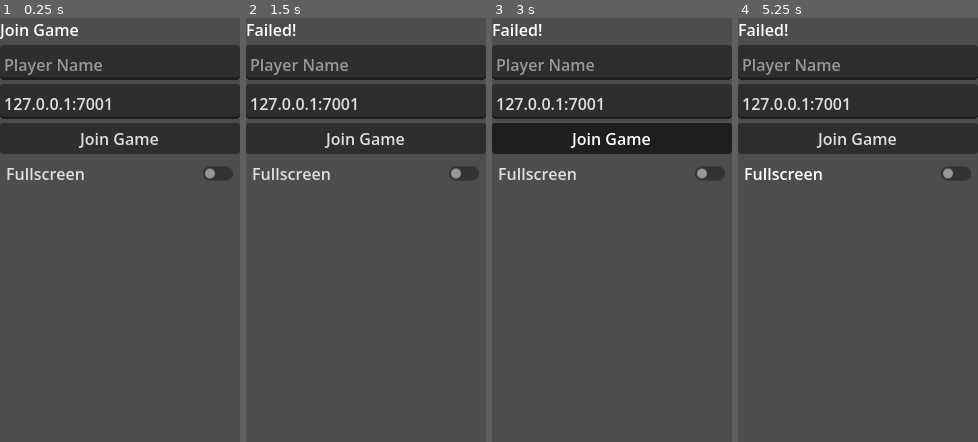
Above: before the commit, frames 1-4 (left to right).
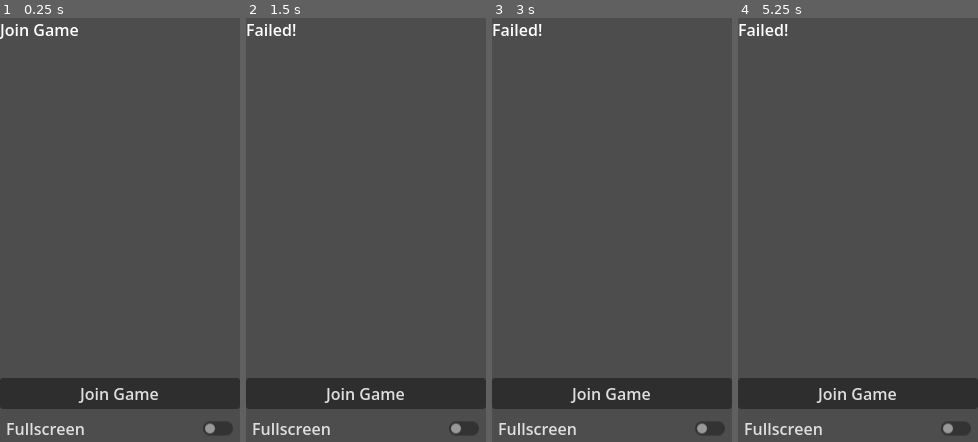
Above: after the commit, the same moments.

Repository: eikap/ggj-2026
Game: Godot game, scene res://Scenes/NetworkTest/LobbyTest.tscn
Two runs of this game, one before a commit and one after it. Both use one fixed random seed, a clock stepped at 60 frames per second and the inputs below. The engine's default icon, where the game draws it, is replaced by a stand-in: a white triangle on a blue panel in a dark square.
Inputs (mouse positions are in pixels of both pictures, inside the frame that each line leads up to):
- Up to frame 1 (0.25 s): no input
- Up to frame 2 (1.5 s): click "Join Game" at 0.5 s; move the mouse to (418, 208) at 1.27 s; click (418, 208) at 1.42 s
- Up to frame 3 (3 s): move the mouse to (564, 251) at 2.02 s; click (564, 251) at 2.17 s; move the mouse to (636, 136) at 2.77 s; click (636, 136) at 2.92 s
- Up to frame 4 (5.25 s): move the mouse to (846, 314) at 3.52 s; click (846, 314) at 3.67 s; move the mouse to (930, 293) at 4.27 s; click (930, 293) at 4.42 s; move the mouse to (786, 166) at 5.02 s; click (786, 166) at 5.17 s

The runs differ from the first frame. In frame 1, 32% of the frame differs, in the area x 0-100%, y 6-99%; in frame 2, 32%; in frame 3, 32%; in frame 4, 32%.

Commit message:
Updated lobby logic and added player name ui elements

Diff:
--- a/Scenes/NetworkTest/LobbyTest.tscn
+++ b/Scenes/NetworkTest/LobbyTest.tscn
@@ -1,15 +1,17 @@
 [gd_scene format=3 uid="uid://dufbwtr7g2wuy"]
 
 [ext_resource type="Script" uid="uid://dw0qsaon6uuyf" path="res://Scripts/lobby.gd" id="1_60hj3"]
+[ext_resource type="PackedScene" uid="uid://cywrodpr3tk53" path="res://Scenes/UI/player_name_menu_item.tscn" id="2_wnqcy"]
 
 [node name="LobbyTest" type="Node3D" unique_id=1866654882 node_paths=PackedStringArray("statusText", "joinButton", "startButton", "ipInput", "playerNameInput")]
 script = ExtResource("1_60hj3")
 statusText = NodePath("VBoxContainer/Label")
-joinButton = NodePath("VBoxContainer/Button2")
+joinButton = NodePath("VBoxContainer/JoinButton")
 startButton = NodePath("VBoxContainer/StartButton")
 ipInput = NodePath("VBoxContainer/IP")
 playerNameInput = NodePath("VBoxContainer/PlayerName")
 gameScene = "res://Scenes/Game.tscn"
+playerNameUIElement = ExtResource("2_wnqcy")
 playerNames = "res://Assets/player_names.json"
 
 [node name="VBoxContainer" type="VBoxContainer" parent="." unique_id=1962825021]
@@ -26,16 +28,26 @@
 text = "Join Game"
 
 [node name="PlayerName" type="TextEdit" parent="VBoxContainer" unique_id=1304615565]
+visible = false
 custom_minimum_size = Vector2(0, 35)
 layout_mode = 2
 placeholder_text = "Player Name"
 
 [node name="IP" type="TextEdit" parent="VBoxContainer" unique_id=1231275400]
+visible = false
 custom_minimum_size = Vector2(0, 35)
 layout_mode = 2
 text = "127.0.0.1:7001"
 
-[node name="Button2" type="Button" parent="VBoxContainer" unique_id=1380734735]
+[node name="PlayerList" type="ScrollContainer" parent="VBoxContainer" unique_id=2012827409]
+layout_mode = 2
+size_flags_vertical = 3
+horizontal_scroll_mode = 0
+
+[node name="PlayerListContainer" type="VBoxContainer" parent="VBoxContainer/PlayerList" unique_id=554332376]
+layout_mode = 2
+
+[node name="JoinButton" type="Button" parent="VBoxContainer" unique_id=1380734735]
 layout_mode = 2
 text = "Join Game"
 
@@ -48,6 +60,6 @@
 layout_mode = 2
 text = "Fullscreen"
 
-[connection signal="pressed" from="VBoxContainer/Button2" to="." method="on_join_clicked"]
+[connection signal="pressed" from="VBoxContainer/JoinButton" to="." method="on_join_clicked"]
 [connection signal="pressed" from="VBoxContainer/StartButton" to="." method="on_start_clicked"]
 [connection signal="toggled" from="VBoxContainer/CheckButton" to="." method="_on_fullscreen_toggled"]
--- /dev/null
+++ b/Scenes/UI/player_name_menu_item.tscn
@@ -0,0 +1,24 @@
+[gd_scene format=3 uid="uid://cywrodpr3tk53"]
+
+[ext_resource type="Script" uid="uid://dcij1pbm6gfar" path="res://Scripts/UI/player_name.gd" id="1_1ja1o"]
+[ext_resource type="Texture2D" uid="uid://c3gsedsjhfahl" path="res://icon.svg" id="2_ieqrl"]
+
+[node name="Player Name" type="HBoxContainer" unique_id=1269626086]
+script = ExtResource("1_1ja1o")
+
+[node name="Control" type="Control" parent="." unique_id=377250099]
+custom_minimum_size = Vector2(16, 0)
+layout_mode = 2
+
+[node name="TextureRect" type="TextureRect" parent="." unique_id=521827838]
+custom_minimum_size = Vector2(32, 32)
+layout_mode = 2
+size_flags_horizontal = 0
+size_flags_vertical = 0
+texture = ExtResource("2_ieqrl")
+expand_mode = 2
+
+[node name="Player Name" type="Label" parent="." unique_id=1620887288]
+layout_mode = 2
+size_flags_horizontal = 3
+text = "Player Name"
--- /dev/null
+++ b/Scripts/UI/player_name.gd
@@ -0,0 +1,25 @@
+extends HBoxContainer
+
+@onready var playerNameLabel: Label = $"Player Name"
+
+@export var playerName = "Player Name":
+	set(value):
+		playerName = value
+		setPlayerName(playerName)
+
+
+@export var isLocalPlayer = false:
+	set(value):
+		isLocalPlayer = value
+		setPlayerName(playerName)
+
+func setPlayerName(newName: String) -> void:
+	if playerNameLabel:
+		if isLocalPlayer:
+			playerNameLabel.text = newName + " (You)"
+		else:
+			playerNameLabel.text = newName
+
+# Called when the node enters the scene tree for the first time.
+func _ready() -> void:
+	setPlayerName(playerName)
--- a/Scripts/lobby.gd
+++ b/Scripts/lobby.gd
@@ -9,10 +9,13 @@
 @export var playerNameInput : TextEdit
 
 @export_file_path("*.tscn") var gameScene : String
+@export var playerNameUIElement : PackedScene
 
 @export_file_path("*.json") var playerNames : String
 var player_name_adjectives	: Array[String] = []
 var player_name_nouns		: Array[String] = []
+
+const min_num_players : int = 2
 
 func _enter_tree():
 	Network.player_connected.connect(player_connected)
@@ -46,7 +49,7 @@
 		statusText.text = "Failed!"
 		return
 
-	startButton.set_visible(true)
+	startButton.set_visible(false)
 	joinButton.set_visible(false)
 
 func on_start_clicked():
@@ -54,10 +57,23 @@
 	return
 
 func player_connected(_peer_id, player_info):
-	if (_peer_id == multiplayer.get_unique_id()):
-		statusText.text += "\nYou (" + player_info.name + ") Joined!"
-	else:
-		statusText.text += "\n" + player_info.name + " Joined!"
+	var playerUINode = playerNameUIElement.instantiate()
+	playerUINode.isLocalPlayer = _peer_id == multiplayer.get_unique_id()
+	playerUINode.playerName = player_info.name
+	$VBoxContainer/PlayerList/PlayerListContainer.add_child(playerUINode)
+
+	var playerNum = Network.players.size()
+	var readyToGo = playerNum >= min_num_players
+
+	var status = "Waiting for Players %s/%s" % [playerNum, min_num_players]
+
+	if (readyToGo): status = "Ready to Play!"
+
+	if(is_multiplayer_authority()):
+		update_lobby_state.rpc(
+			status,
+			readyToGo
+		)
 	return
 
 
@@ -83,3 +99,8 @@
 	var adj = player_name_adjectives[randi() % player_name_adjectives.size()]
 	var noun = player_name_nouns[randi() % player_name_nouns.size()]
 	return "%s %s" % [adj, noun]
+
+@rpc()
+func update_lobby_state(lobbyState: String, readyToStart: bool):
+	statusText.text = lobbyState
+	startButton.set_visible(readyToStart)
--- a/Scripts/network.gd
+++ b/Scripts/network.gd
@@ -19,7 +19,7 @@
 # before the connection is made. It will be passed to every other peer.
 # For example, the value of "name" can be set to something the player
 # entered in a UI scene.
-var player_info = {"name": "Name"}
+var player_info = {"name": "Name", "node" : null}
 
 var players_loaded = 0
 
@@ -96,8 +96,9 @@
 
 
 func _on_player_disconnected(id):
-	if(players[id].node):
-		players[id].node.queue_free()
+	if(players[id].has("node")):
+		if(players[id].node):
+			players[id].node.queue_free()
 
 	players.erase(id)
 	player_disconnected.emit(id)
--- a/Scripts/player.gd
+++ b/Scripts/player.gd
@@ -32,89 +32,87 @@
 var giveTarget : Player
 var crushID : int
 
+enum PlayerState {Alive, Drowned, Crush_Drowned, Survived}
+var playerState : PlayerState = PlayerState.Alive
+
 func _process(delta):
 	var crushPlayer : Player = get_crush_player()
 	if(crushPlayer && crushPlayer.oxygen <= 0):
 		if(oxygenLabel):
 			oxygenLabel.text = "Crush Dead!"
-
-			return
-
-
-	if(survived):
+		playerState = PlayerState.Crush_Drowned
+	elif(survived):
 		if(oxygenLabel):
 			oxygenLabel.text = "Survived!"
-
-		return
-
-	if(oxygen <= 0):
-		if(oxygenLabel):
-			oxygenLabel.text = "Dead!"
-
-		return
+		playerState = PlayerState.Survived
+	elif(oxygen <= 0):
+		if(oxygenLabel):
+			oxygenLabel.text = "Drowned!"
+		playerState = PlayerState.Drowned
+
+	if (playerState == PlayerState.Alive):
+		if(is_multiplayer_authority()):
+			var targetVelocity = Vector2.ZERO
+
+			if(mousePressed):
+				var screenSpacePos : Vector2 = get_viewport().get_camera_3d().unproject_position(position)
+				var mousePos = get_viewport().get_mouse_position()
+
+				var direction = (mousePos - screenSpacePos).normalized()
+
+				var speedMultiplier = 1
+				if(has_mask()):
+					speedMultiplier = 0.9
+				targetVelocity = direction * maxSpeed * speedMultiplier
+
+			moveVelocity += (targetVelocity - moveVelocity) * delta * acceleration
+
+			if(has_mask()):
+				oxygen = clamp(oxygen + oxygenDepletionRate * delta, 0, 100)
+			else:
+				oxygen = clamp(oxygen - oxygenDepletionRate * delta, 0, 100)
+
+			pick_current_target()
+
+			var shouldInteract = (Input.is_action_just_pressed("interact") || mouseDoubleClick)
+			if shouldInteract:
+				if has_mask() && giveTarget && !giveTarget.has_mask():
+					set_masked_state.rpc(false, true, true)
+					giveTarget.set_masked_state.rpc(true, true, true)
+				elif !has_mask() && stealTarget && stealTarget.has_mask():
+					set_masked_state.rpc(true, false, true)
+					stealTarget.set_masked_state.rpc(false, false, true)
+
+		var velocity3d = Vector3(moveVelocity.x, -moveVelocity.y, 0)
+		position += velocity3d * delta
+
+		position.x = clamp(position.x, -movementRangeX, movementRangeX)
+		position.y = max(position.y, movementFloorY)
+		#position = clamp(position, Vector3(-movementRangeX, movementFloorY, 0), Vector3(movementRangeX, movementFloorY, 0))
+
+		mouseDoubleClick = false
+
+		#var weight = velocity3d.length()
+		#if(weight > 0):
+		#	var targetRotation = Vector3.LEFT.angle_to(velocity3d)
+		#	rotation = Vector3(0, 0, targetRotation)
+			#rotation = rotation.slerp(Vector3(0, 0, targetRotation), delta * weight * rotationSnappiness)
+
+		if(oxygenLabel):
+			var localPlayer : Player = Network.get_local_player_node()
+
+			var name = ""
+			if Network.players.has(get_multiplayer_authority()):
+				name = Network.players[get_multiplayer_authority()].name
+
+			if(localPlayer && localPlayer.crushID == get_multiplayer_authority()):
+				oxygenLabel.text = "[<3] %s [<3]\nOxygen: %d%%" % [name,oxygen]
+			else:
+				oxygenLabel.text = "%s\nOxygen: %d%%" % [name,oxygen]
+
 
 	if(is_multiplayer_authority()):
-		var targetVelocity = Vector2.ZERO
-
-		if(mousePressed):
-			var screenSpacePos : Vector2 = get_viewport().get_camera_3d().unproject_position(position)
-			var mousePos = get_viewport().get_mouse_position()
-
-			var direction = (mousePos - screenSpacePos).normalized()
-
-			var speedMultiplier = 1
-			if(has_mask()):
-				speedMultiplier = 0.9
-			targetVelocity = direction * maxSpeed * speedMultiplier
-
-		moveVelocity += (targetVelocity - moveVelocity) * delta * acceleration
-
-		if(has_mask()):
-			oxygen = clamp(oxygen + oxygenDepletionRate * delta, 0, 100)
-		else:
-			oxygen = clamp(oxygen - oxygenDepletionRate * delta, 0, 100)
-
-		pick_current_target()
-
-		var shouldInteract = (Input.is_action_just_pressed("interact") || mouseDoubleClick)
-		if shouldInteract:
-			if has_mask() && giveTarget && !giveTarget.has_mask():
-				set_masked_state.rpc(false, true, true)
-				giveTarget.set_masked_state.rpc(true, true, true)
-			elif !has_mask() && stealTarget && stealTarget.has_mask():
-				set_masked_state.rpc(true, false, true)
-				stealTarget.set_masked_state.rpc(false, false, true)
-
-	var velocity3d = Vector3(moveVelocity.x, -moveVelocity.y, 0)
-	position += velocity3d * delta
-
-	position.x = clamp(position.x, -movementRangeX, movementRangeX)
-	position.y = max(position.y, movementFloorY)
-	#position = clamp(position, Vector3(-movementRangeX, movementFloorY, 0), Vector3(movementRangeX, movementFloorY, 0))
-
-	mouseDoubleClick = false
-
-	#var weight = velocity3d.length()
-	#if(weight > 0):
-	#	var targetRotation = Vector3.LEFT.angle_to(velocity3d)
-	#	rotation = Vector3(0, 0, targetRotation)
-		#rotation = rotation.slerp(Vector3(0, 0, targetRotation), delta * weight * rotationSnappiness)
-
-	if(oxygenLabel):
-		var localPlayer : Player = Network.get_local_player_node()
-
-		var name = ""
-		if Network.players.has(get_multiplayer_authority()):
-			name = Network.players[get_multiplayer_authority()].name
-
-		if(localPlayer && localPlayer.crushID == get_multiplayer_authority()):
-			oxygenLabel.text = "[<3] %s [<3]\nOxygen: %d%%" % [name,oxygen]
-		else:
-			oxygenLabel.text = "%s\nOxygen: %d%%" % [name,oxygen]
-
-
-	if(is_multiplayer_authority()):
-		update_network_state.rpc(moveVelocity, position, oxygen, survived)
+		update_network_state.rpc(moveVelocity, position, oxygen, survived, playerState)
 	elif(position.distance_squared_to(networkPosition) > 0.1):
 		position += (networkPosition - position) * delta * networkCorrectionSpeed
 
@@ -164,11 +162,18 @@
 
 
 @rpc
-func update_network_state(newVelocity : Vector2, newPosition : Vector3, newOxygen, newVictory):
+func update_network_state(
+	newVelocity : Vector2,
+	newPosition : Vector3,
+	newOxygen,
+	newVictory,
+	newPlayerState : PlayerState
+):
 	moveVelocity = newVelocity
 	networkPosition = newPosition
 	oxygen = newOxygen
 	survived = newVictory
+	playerState = newPlayerState
 
 @rpc("any_peer", "call_local")
 func set_masked_state(active : bool, willing : bool, emitEvent : bool):
Not shown, added: Scripts/UI/player_name.gd.uid
